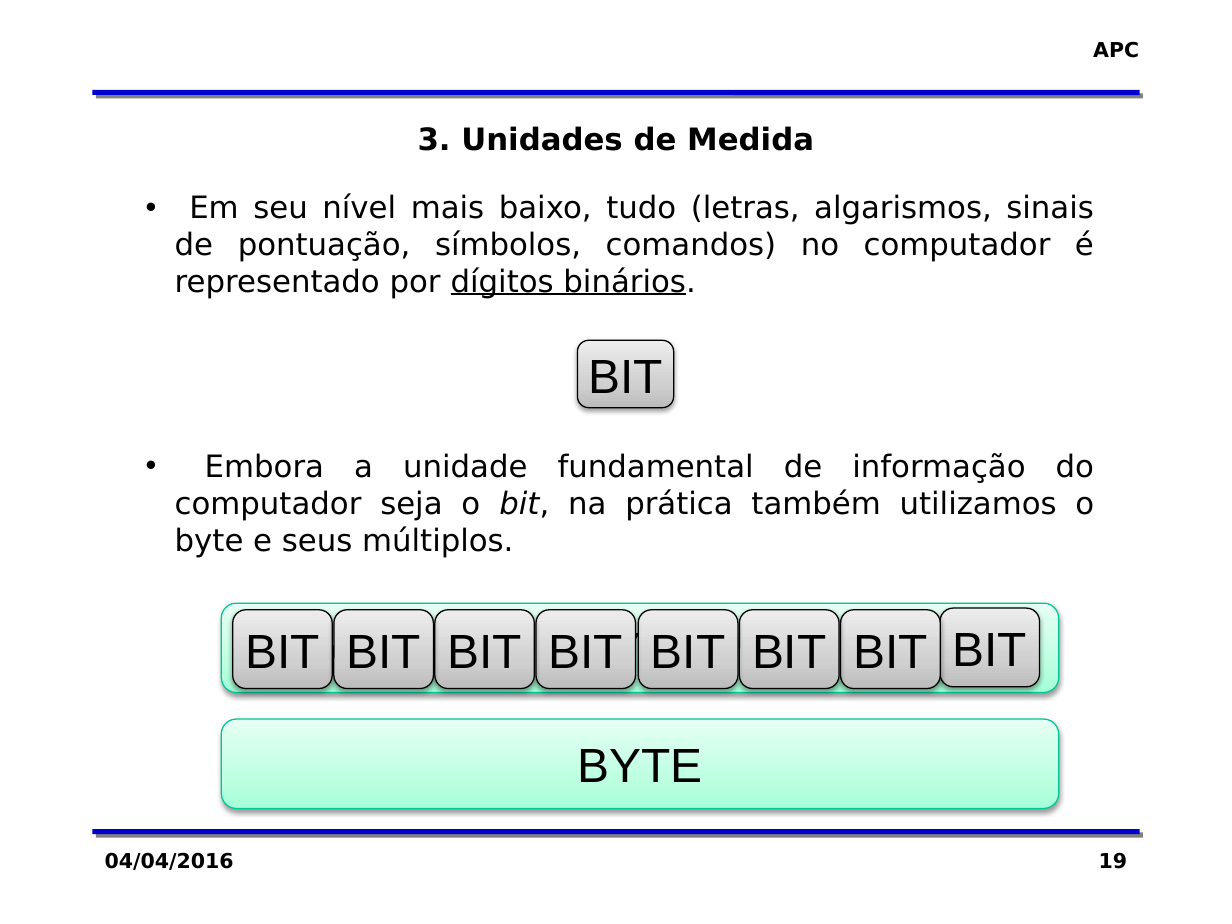
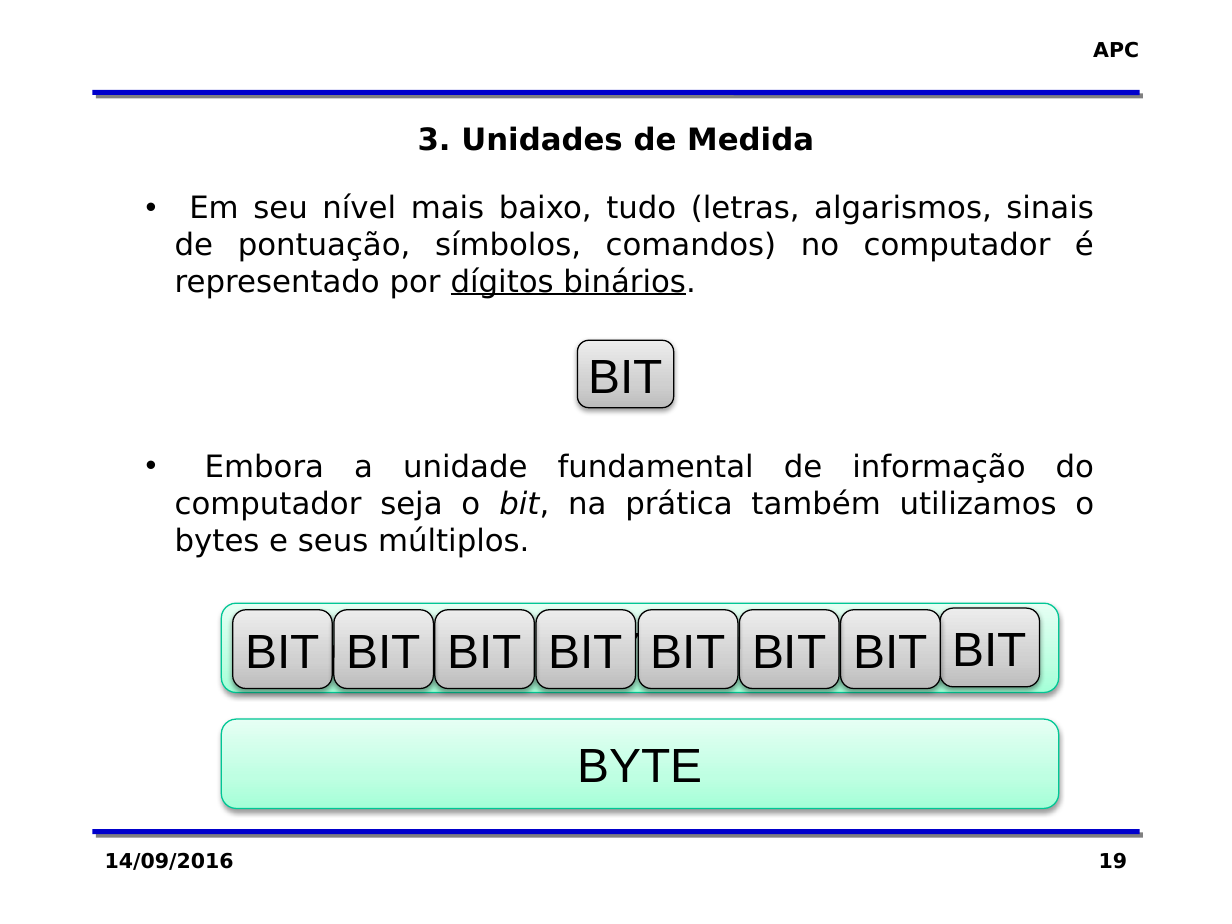
Before and after one commit to zaghetto/Algoritmos, a slide deck: slide 19 of MÓDULOS DE AULA/Módulo 02 - Organização Básica de um Computador.pptx. Drawn at 1232x924 pixels with LibreOffice and Linux fonts; fonts in the diff are those of the drawing; background and template pictures are left out. Boxes give left, top, right and bottom in pixels: in the first picture for what was removed or moved away, otherwise in the second. Text is boxed around its words. In the diff, an @@ line names an element or a change of style, - is before the commit and + after.

```diff
--- a/MÓDULOS DE AULA/Módulo 02 - Organização Básica de um Computador.pptx
+++ b/MÓDULOS DE AULA/Módulo 02 - Organização Básica de um Computador.pptx
@@ text at [175, 453, 1094, 558]: text changed @@
-• Embora a unidade fundamental de informação do computador seja o bit, na prática também utilizamos o byte e seus múltiplos.
+• Embora a unidade fundamental de informação do computador seja o bit, na prática também utilizamos o bytes e seus múltiplos.
@@ text at [105, 852, 234, 870]: text changed @@
-04/04/2016
+14/09/2016
```
Also in this commit, not shown: 38 other slides changed, 68 slides removed, 35 other files.
